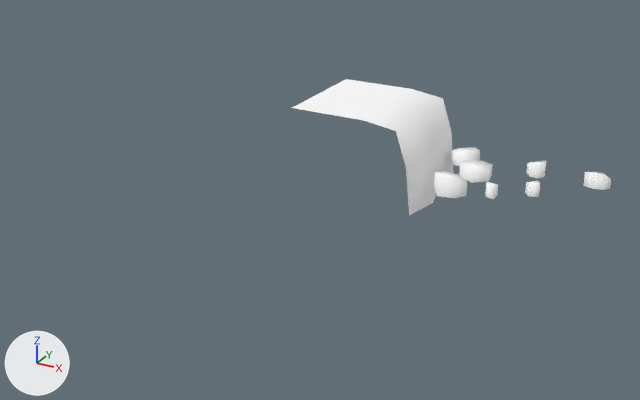
One commit to the FBX model Assets/Models/Penguin Ice Breaker/Blocs/BordC4.FBX: the scene before it, then after it.
Camera for both pictures: a camera (50 mm lens) standing at (3.14, -6.62, 2.28) and looking at (-0.51, 0.02, -1.04). Lighting does not change. The marker at lower left points along +X, +Y and +Z. Where no turn or scale is listed for an object, it has been applied to the vertices.

The first picture shows 'BordC4'.
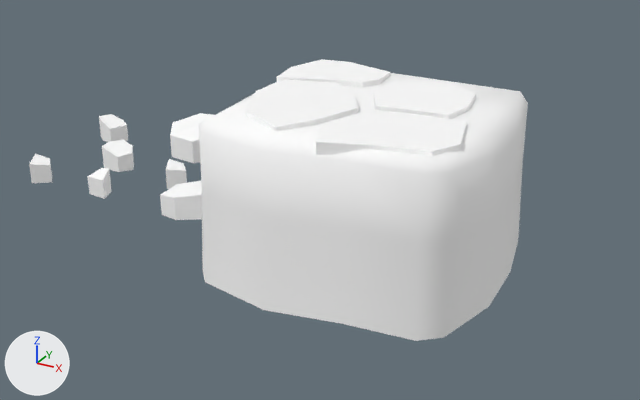
The edits, one by one:
me_mesh is used by ob_bordc4; location (0.0, 0.0, 0.0).
me_mesh had 100 vertices, 65 faces and spanned x -0.5..1.99, y -0.5..0.5, z -0.75..0.0.
me_mesh now has 216 vertices, 160 faces and spans x -3.64..1.28, y -1.28..1.26, z -1.49..0.0.
me_mesh part 1: the loose piece of 8 vertices spanning x 1.12..1.22, y -0.27..-0.16, z -0.56..-0.44 is turned -180 degrees about the z axis through its middle and scaled by 2, then moved by (-3.68, -0.47, -0.5).
me_mesh part 2: the loose piece of 12 vertices spanning x 0.82..1.06, y -0.02..0.23, z -0.56..-0.44 is turned -180 degrees about the z axis through its middle and scaled by 2, then moved by (-2.43, -0.71, -0.5).
me_mesh part 3: the loose piece of 12 vertices spanning x 1.29..1.45, y 0.33..0.47, z -0.56..-0.44 is turned -180 degrees about the z axis through its middle and scaled by 2, then moved by (-4.18, -0.46, -0.5).
me_mesh part 4: the loose piece of 8 vertices spanning x 1.4..1.53, y -0.08..0.04, z -0.56..-0.44 is turned -180 degrees about the z axis through its middle and scaled by 2, then moved by (-3.46, -0.18, -0.5).
me_mesh part 5: the loose piece of 8 vertices spanning x 1.4..1.53, y -0.08..0.04, z -0.56..-0.44 is copied, and the copy is turned -180 degrees about the z axis through its middle and scaled by 2, then moved by (-4.73, -0.71, -0.5); it spans x -3.39..-3.14, y -0.85..-0.61, z -1.12..-0.87.
me_mesh part 6: a new loose piece of 64 vertices spanning x -1.29..1.28, y -1.28..1.26, z -1.49..-0.03, in mat_blocs (its picture is missing).
me_mesh part 7: a new loose piece of 17 vertices spanning x -0.12..0.78, y -0.1..0.88, z -0.23..0.0, in mat_blocs (its picture is missing).
me_mesh part 8: a new loose piece of 17 vertices spanning x -1.03..-0.01, y -0.98..0.36, z -0.23..0.0, in mat_blocs (its picture is missing).
me_mesh part 9: a new loose piece of 17 vertices spanning x -0.09..1.05, y -1.13..-0.12, z -0.23..0.0, in mat_blocs (its picture is missing).
me_mesh part 10: a new loose piece of 17 vertices spanning x -1.16..-0.22, y 0.25..1.06, z -0.23..0.0, in mat_blocs (its picture is missing).
me_mesh part 11: the loose piece of 12 vertices spanning x 1.78..1.99, y 0.33..0.48, z -0.56..-0.44 is deleted.
me_mesh part 12: the loose piece of 12 vertices spanning x 0.71..1.01, y -0.43..-0.18, z -0.56..-0.38 is deleted.
me_mesh part 13: the loose piece of 12 vertices spanning x 0.61..0.86, y 0.28..0.5, z -0.56..-0.44 is deleted.
Part 14, on me_mesh:
24 vertices are removed from x -0.5..0.67, y -0.5..0.5, z -0.75..0.0.
15 faces are deleted.
Part 15, on me_mesh:
27 vertices are added at x -3.64..-1.53, y 0.09..0.98, z -1.12..-0.77.
9 new vertices lie (0.0, 0.0, 0.25) away from vertices in x -3.64..-1.76, y 0.09..0.76, z -1.12.
24 new faces join them.
me_mesh part 16: the surface is now shaded flat.

Pixel boxes (x1, y1, x2, y2) of what changed, in the pictures (640 x 400 px; the box of a moved part takes in the faces that stretch with it):
'BordC4', reshaped (56% wider, 105% taller): before (292, 79, 611, 216); after (29, 59, 528, 341)
part 1 of me_mesh, moved or reshaped: before (485, 181, 498, 199); after (88, 168, 112, 199)
part 2 of me_mesh, moved or reshaped: before (459, 160, 493, 183); after (160, 181, 202, 220)
part 3 of me_mesh, moved or reshaped: before (526, 161, 546, 178); after (102, 140, 134, 172)
part 4 of me_mesh, moved or reshaped: before (525, 181, 540, 197); after (166, 159, 187, 189)
part 5 of me_mesh, added: after (29, 154, 52, 183)
part 6 of me_mesh, added: after (199, 73, 528, 341)
part 7 of me_mesh, added: after (373, 80, 476, 119)
part 8 of me_mesh, added: after (246, 80, 359, 131)
part 9 of me_mesh, added: after (316, 110, 467, 156)
part 10 of me_mesh, added: after (277, 59, 391, 87)
part 11 of me_mesh, deleted: before (583, 172, 611, 190)
part 12 of me_mesh, deleted: before (434, 171, 467, 198)
part 13 of me_mesh, deleted: before (450, 147, 480, 166)
part 14 of me_mesh, deleted: before (292, 79, 453, 216)
part 15 of me_mesh, added: after (99, 113, 214, 163)
